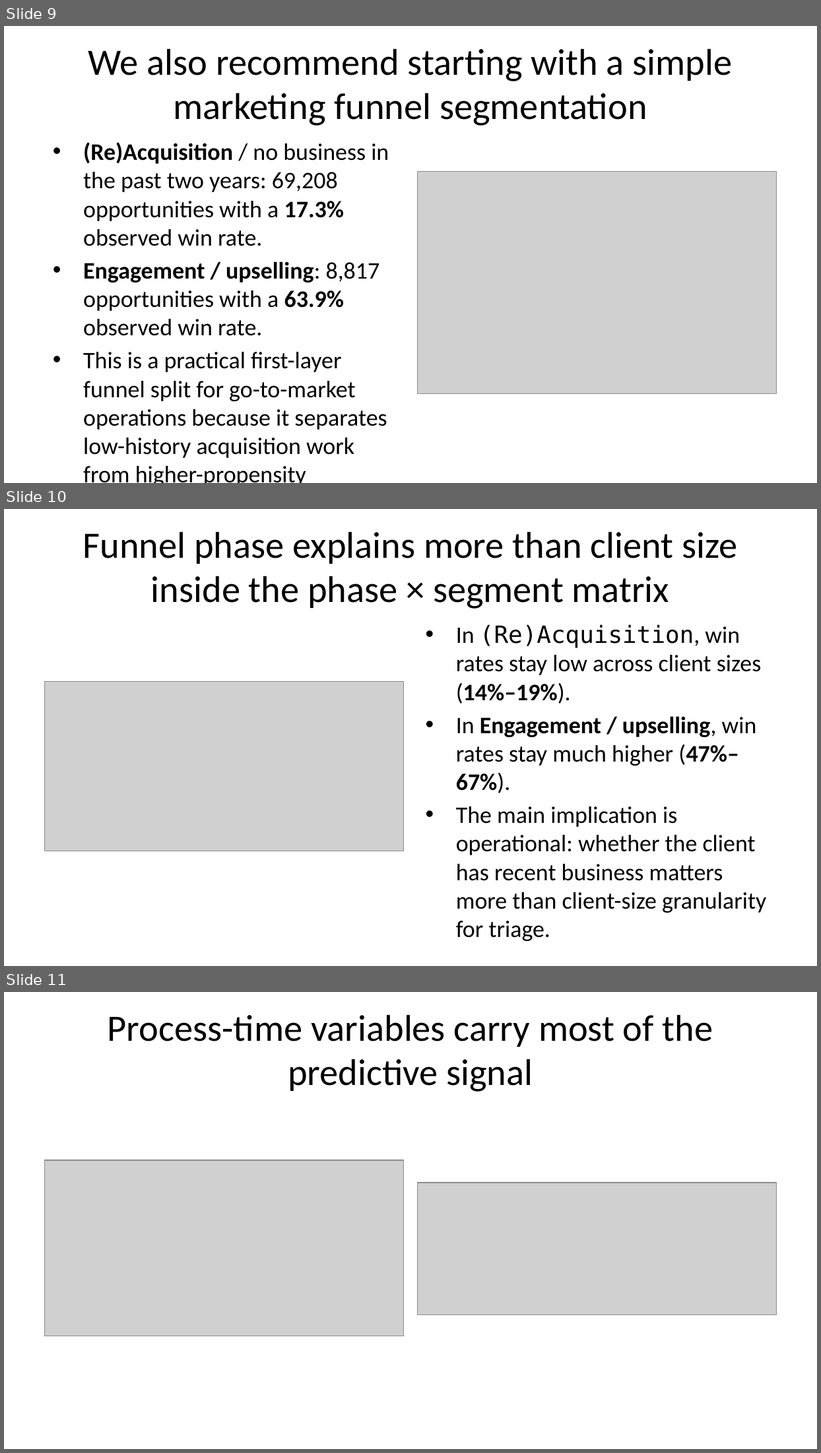
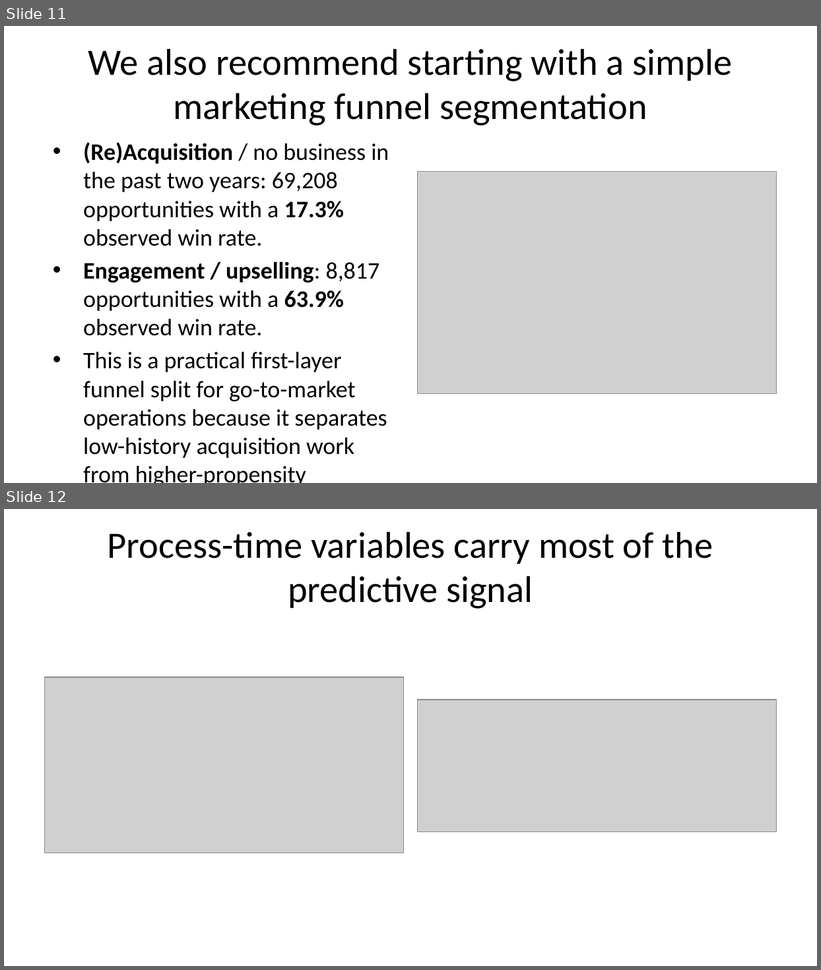
Before and after one commit to mrbungie/mib_cars_analysis, a slide deck: slidedeck/presentation.pptx. Shown one above the other, each under a label of ours: slides 9, 10 and 11 before the commit, slides 11 and 12 after it. The pictures are 821x1453 and 821x970 pixels, drawn with LibreOffice and Linux fonts; fonts in the diff are those of the drawing; grey boxes stand for pictures. Boxes give left, top, right and bottom in pixels: in the first picture for what was removed or moved away, otherwise in the second. Text is boxed around its words. In the diff, an @@ line names an element or a change of style, - is before the commit and + after.

```diff
--- a/slidedeck/presentation.pptx
+++ b/slidedeck/presentation.pptx
@@ slide 10 removed at [4,509,817,966], background #FFFFFF @@
@@ title removed at [83,531,737,609] @@
-Funnel phase explains more than client size inside the phase × segment matrix
@@ text removed at [456,625,766,913] @@
-• In (Re)Acquisition, win rates stay low across client sizes (14%–19%).
-• In Engagement / upselling, win rates stay much higher (47%–67%).
-• The main implication is operational: whether the client has recent business matters more than client-size granularity for triage.
@@ picture removed at [45,681,404,850] @@
@@ what was slide 9 is now slide 11 @@
@@ what was slide 11 is now slide 12 @@
```
Also in this commit, not shown: 2 slides changed, 2 slides added, 5 other files.
